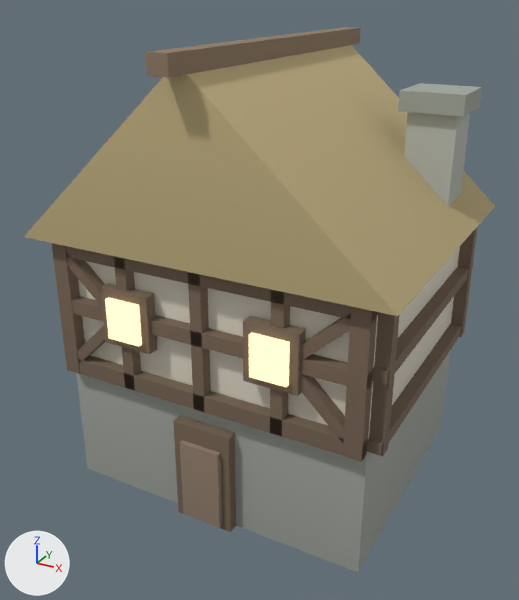
One commit to the glTF model products/village_kit_grimforge_v1/models_glb/house_small.glb: the scene before it, then after it.
Camera for both pictures: a 50 mm camera at (1.36, -2.61, 2.07) aimed at (-0.03, -0.08, 0.81). The axes (+X, +Y, +Z) are drawn at lower left. The lights are the same throughout. The first picture is the older version. Vertices at exactly the same position are counted once.

Objects in the first picture: 'house_small'.
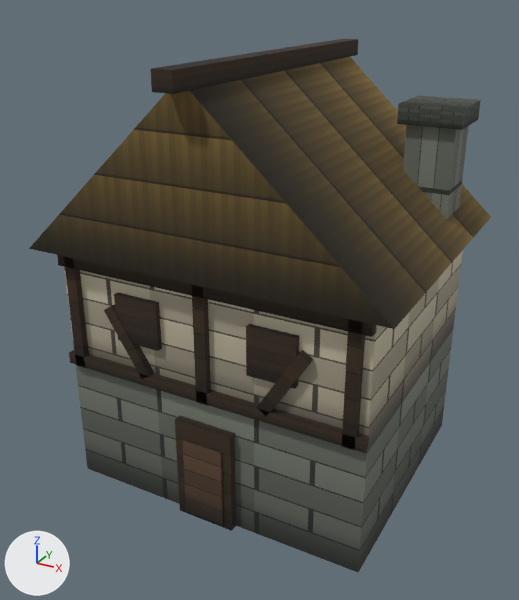
What differs and where, as boxes [x1, y1, x2, y2] in the pictures (519 x 600 px; the box of a moved part takes in the faces that stretch with it):
'house_small', reshaped, moved, rescaled, recoloured (darker)
    before: [24, 27, 495, 572]
    after: [29, 39, 491, 572]
part 1 of me_cube_092, added
    after: [76, 330, 453, 572]
part 2 of me_cube_092, added
    after: [64, 250, 463, 454]
part 3 of me_cube_092, added
    after: [64, 257, 89, 368]
part 4 of me_cube_092, added
    after: [191, 284, 211, 405]
part 5 of me_cube_092, added (brown)
    after: [342, 319, 365, 451]
part 6 of me_cube_092, added
    after: [57, 255, 377, 337]
part 7 of me_cube_092, added
    after: [69, 350, 369, 452]
part 8 of me_cube_092, added
    after: [114, 293, 162, 351]
part 9 of me_cube_092, added (brown)
    after: [246, 324, 299, 389]
part 10 of me_cube_092, added
    after: [175, 416, 236, 531]
part 11 of me_cube_092, added (brown)
    after: [182, 439, 223, 525]
part 12 of me_cube_092, moved or reshaped
    before: [24, 45, 495, 316]
    after: [29, 57, 491, 329]
part 13 of me_cube_092, added
    after: [151, 39, 358, 94]
part 14 of me_cube_092, added
    after: [403, 125, 468, 219]
part 15 of me_cube_092, added
    after: [397, 95, 481, 130]
part 16 of me_cube_092, deleted (brown)
    before: [52, 27, 482, 532]
part 17 of me_cube_092, reshaped
    before: [65, 246, 460, 572]
    after: [104, 304, 313, 417]

What the commit changed:
Picture 'atlas_color' (img_atlas_color) is new.
Picture 'atlas_emit' (img_atlas_emit) is new.
Material 'kit_atlas_mat' (mat_kit_atlas_mat) is new.
Uses the picture img_atlas_color.
Uses the picture img_atlas_emit.
me_cube_092 is used by ob_house_small; location (0.0, 0.0, 0.0).
me_cube_092 had 362 vertices, 548 faces and spanned x -0.77..0.77, y -0.77..0.77, z 0.0..1.88.
me_cube_092 no longer uses material mat_kit_vcol.
me_cube_092 no longer uses material mat_em_window.
me_cube_092 now has 150 vertices, 224 faces and spans x -0.57..0.57, y -0.66..0.66, z -0.5..2.84.
me_cube_092 part 1: a new loose piece, a box spanning x -0.5..0.5, y -0.5..0.5, z -0.5..0.5, in mat_kit_atlas_mat.
me_cube_092 part 2: a new loose piece, a box spanning x -0.5..0.5, y -0.5..0.5, z 0.5..1.5, in mat_kit_atlas_mat.
me_cube_092 part 3: a new loose piece, a box spanning x -0.474..-0.437, y -0.526..-0.491, z 0.536..1.445, in mat_kit_atlas_mat.
me_cube_092 part 4: a new loose piece, a box spanning x -0.019..0.019, y -0.526..-0.491, z 0.536..1.445, in mat_kit_atlas_mat.
me_cube_092 part 5: a new loose piece, a box spanning x 0.437..0.474, y -0.526..-0.491, z 0.536..1.445, in mat_kit_atlas_mat.
me_cube_092 part 6: a new loose piece, a box spanning x -0.5..0.5, y -0.526..-0.491, z 1.364..1.455, in mat_kit_atlas_mat.
me_cube_092 part 7: a new loose piece, a box spanning x -0.5..0.5, y -0.526..-0.491, z 0.545..0.636, in mat_kit_atlas_mat.
me_cube_092 part 8: a new loose piece, a box spanning x -0.296..-0.148, y -0.522..-0.478, z 0.864..1.227, in mat_kit_atlas_mat.
me_cube_092 part 9: a new loose piece, a box spanning x 0.148..0.296, y -0.522..-0.478, z 0.864..1.227, in mat_kit_atlas_mat.
me_cube_092 part 10: a new loose piece, a box spanning x -0.096..0.096, y -0.53..-0.487, z -0.5..0.336, in mat_kit_atlas_mat.
me_cube_092 part 11: a new loose piece, a box spanning x -0.067..0.067, y -0.539..-0.496, z -0.464..0.191, in mat_kit_atlas_mat.
me_cube_092 part 12: the loose piece of 6 vertices spanning x -0.77..0.77, y -0.68..0.68, z 1.15..1.85 is scaled about its middle by (0.731, 0.857, 1.82), then moved by (0.0, 0.0, 0.64), in mat_kit_atlas_mat.
me_cube_092 part 13: a new loose piece, a box spanning x -0.03..0.03, y -0.657..0.657, z 2.709..2.836, in mat_kit_atlas_mat.
me_cube_092 part 14: a new loose piece, a box spanning x 0.35..0.49, y 0.21..0.38, z -0.5..2.41, in mat_kit_atlas_mat.
me_cube_092 part 15: a new loose piece, a box spanning x 0.32..0.52, y 0.18..0.41, z 2.34..2.48, in mat_kit_atlas_mat.
me_cube_092 part 16: 41 loose pieces with 328 vertices, spanning x -0.73..0.73, y -0.77..0.77, z 0.0..1.88, are deleted.
Part 17, on me_cube_092:
28 vertices are removed from x -0.68..0.68, y -0.62..0.57, z 0.0..1.15.
48 faces are deleted.
8 vertices are added at x -0.34..0.34, y -0.53, z 0.59..1.13.
8 new vertices lie (0.0, 0.04, 0.0) away from vertices in x -0.34..0.34, y -0.53, z 0.59..1.13.
24 new faces join them.
Other edits to the shape of me_cube_092 do not show in these pictures.
me_cube_092 gains material mat_kit_atlas_mat.
Object 'house_small' (ob_house_small) moves from (0.0, 0.0, 0.0) to (0.0, 0.0, 0.275).
Object 'house_small' (ob_house_small) is rescaled from (1.0, 1.0, 1.0) to (1.35, 1.15, 0.55).
